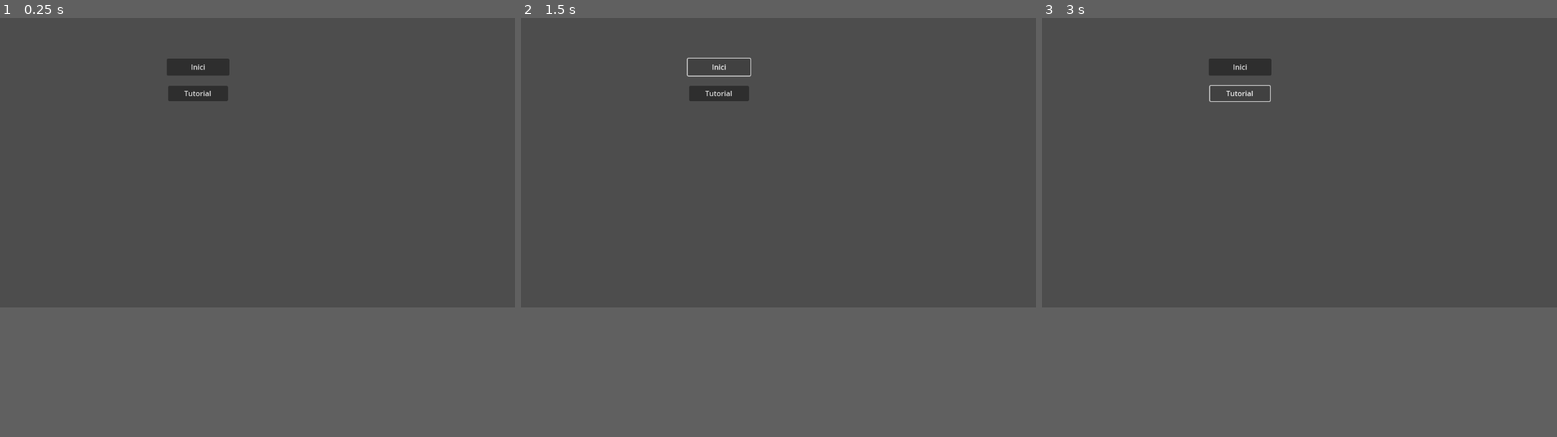
Above: before the commit, frames 1-3 (left to right).
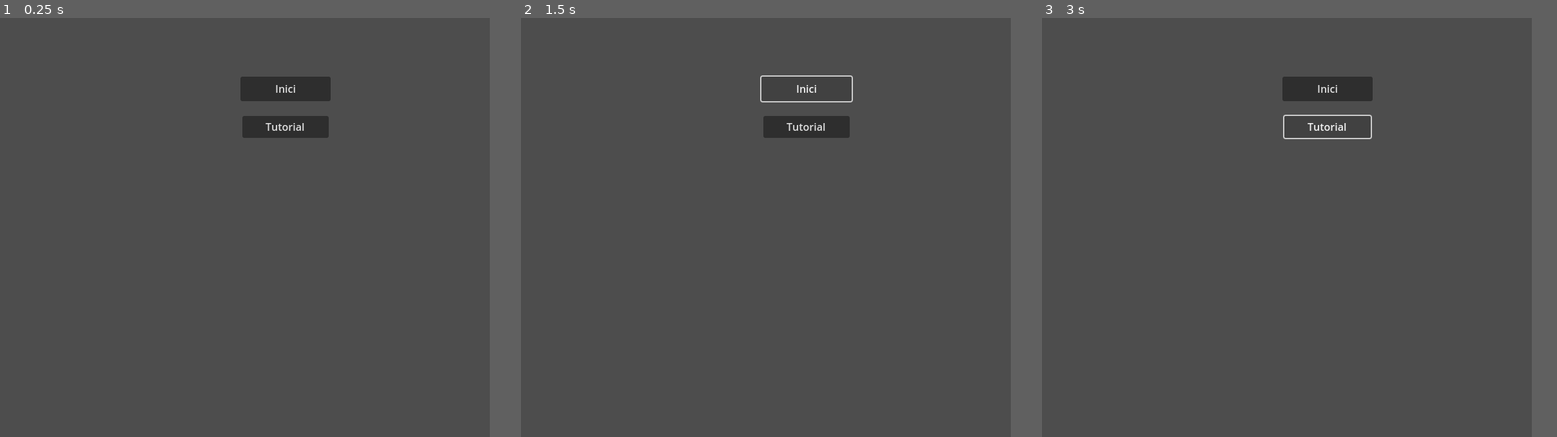
Above: after the commit, the same moments.

Repository: u1990700/Ex4
Game: Godot game, scene res://Escenes/menu.tscn
Two runs of this game, one before a commit and one after it. Both use one fixed random seed, a clock stepped at 60 frames per second and the inputs below. The project has no main scene, so this scene is started directly.
Inputs:
- Up to frame 1 (0.25 s): no input
- Up to frame 2 (1.5 s): click "Inici" at 0.5 s; click "Inici" at 1.25 s
- Up to frame 3 (3 s): click "Inici" at 2 s; click "Tutorial" at 2.75 s
In our replay, the window is 799x449 before the commit and 760x650 after it. These sizes can differ from the game's own. Grey fills any space a smaller window leaves; there, only what the larger window draws over its background counts as a difference.

The runs differ from the first frame. In frame 1, 2.7% of the frame differs, in the area x 32-65%, y 9-29%; in frame 2, 1.5%; in frame 3, 1.8%.

Commit message:
Tauler
Test

Diff:
--- a/Escenes/tauler.tscn
+++ b/Escenes/tauler.tscn
@@ -1,9 +1,24 @@
-[gd_scene format=3 uid="uid://de52wvhkjie5b"]
+[gd_scene load_steps=5 format=3 uid="uid://de52wvhkjie5b"]
+
+[ext_resource type="Texture2D" uid="uid://bxmdofa5x0cgr" path="res://Assets/taul.png" id="1_wpyqc"]
+[ext_resource type="Script" path="res://Scripts/tauler.gd" id="2_1yq73"]
+[ext_resource type="Texture2D" uid="uid://cy4bbojr2gki" path="res://Assets/sphere-11.png" id="2_t1n80"]
+[ext_resource type="Texture2D" uid="uid://5vnalq7m107d" path="res://Assets/sphere-14.png" id="3_6wwa3"]
 
 [node name="Tauler" type="TextureRect"]
+offset_right = 775.0
+offset_bottom = 649.0
+texture = ExtResource("1_wpyqc")
+script = ExtResource("2_1yq73")
 
 [node name="CanvasLayer" type="CanvasLayer" parent="."]
 
 [node name="FitxaOrd" type="Sprite2D" parent="."]
+position = Vector2(1193, 588)
+scale = Vector2(0.3, 0.3)
+texture = ExtResource("2_t1n80")
 
 [node name="FitxaHuma" type="Sprite2D" parent="."]
+position = Vector2(1317, 583)
+scale = Vector2(0.3, 0.3)
+texture = ExtResource("3_6wwa3")
--- /dev/null
+++ b/Scripts/tauler.gd
@@ -0,0 +1,32 @@
+extends TextureRect
+
+#constants
+
+const col = 8
+const fil = 7
+
+#atributs
+var offset = 40
+var arrayFil = []
+var arrayCol = []
+
+# Called when the node enters the scene tree for the first time.
+func _ready():
+	arrayCol.resize(col)
+	arrayCol.fill(" ")
+	arrayFil.resize(fil)
+	arrayFil.fill(fil)
+
+	tira_fitxa()
+	pass # Replace with function body.
+
+
+# Called every frame. 'delta' is the elapsed time since the previous frame.
+func _process(delta):
+	pass
+
+
+func tira_fitxa():
+	var nova_fitx = $FitxaOrd
+	nova_fitx.position = Vector2(65,58)
+	pass
--- a/project.godot
+++ b/project.godot
@@ -13,3 +13,8 @@
 config/name="4enraya"
 config/features=PackedStringArray("4.2", "Forward Plus")
 config/icon="res://icon.svg"
+
+[display]
+
+window/size/viewport_width=760
+window/size/viewport_height=650
